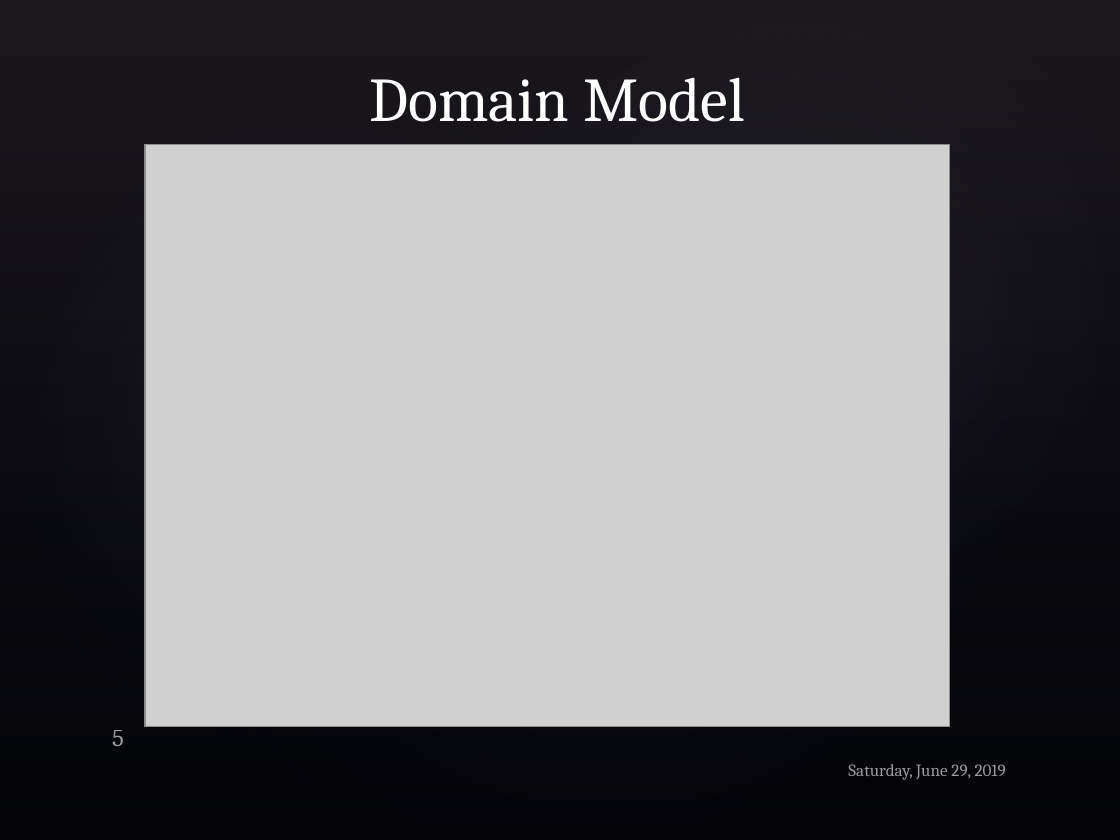
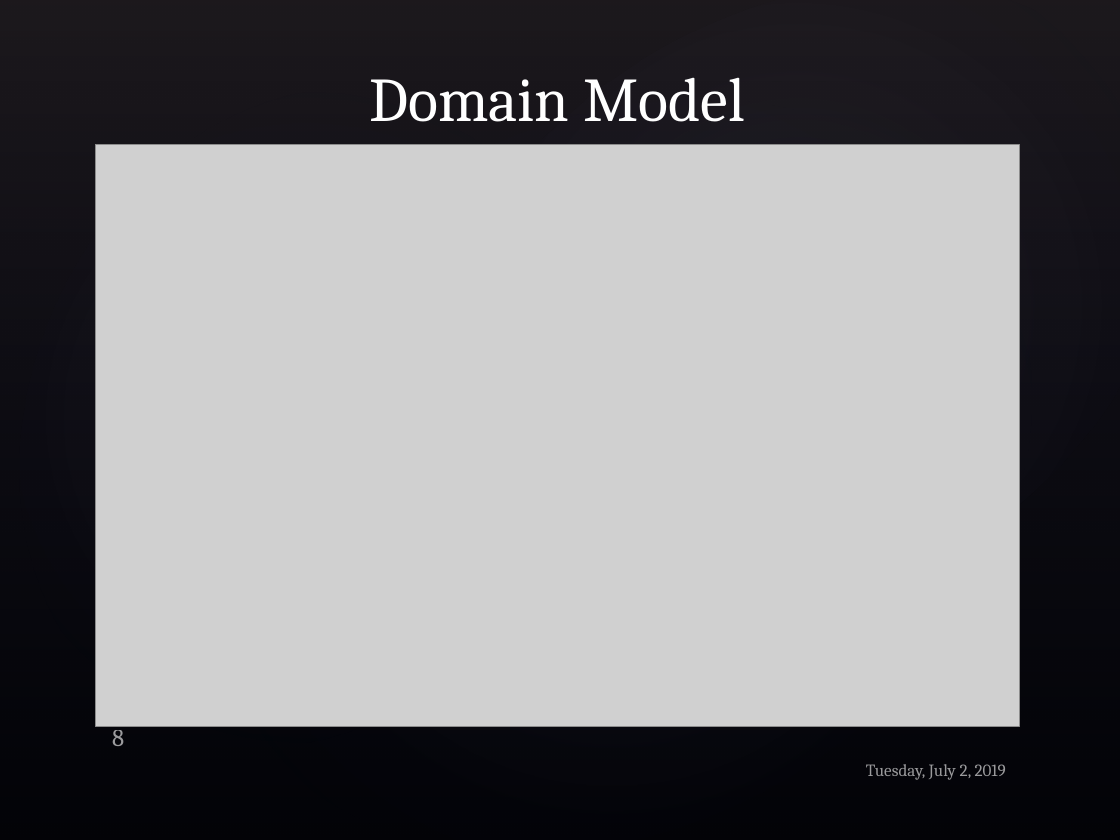
Before and after one commit to iv1660yg/MSU-ICS-370, a slide deck: slide 8 of Project_Elaboration_1.pptx (slide 5 before the commit). Drawn at 1120x840 pixels with LibreOffice and Linux fonts; fonts in the diff are those of the drawing; grey boxes stand for pictures; background and template pictures are left out. Boxes give left, top, right and bottom in pixels: in the first picture for what was removed or moved away, otherwise in the second. Text is boxed around its words. In the diff, an @@ line names an element or a change of style, - is before the commit and + after.

```diff
--- a/Project_Elaboration_1.pptx
+++ b/Project_Elaboration_1.pptx
@@ picture: place and size @@
-picture at <box>146,144,950,727</box>
+picture at <box>95,144,1019,727</box>
@@ text removed at <box>118,176,865,624</box> @@
-  ..
@@ page number at <box>112,724,124,746</box>: text changed @@
-5
+8
@@ text at <box>866,764,1006,780</box>: text changed @@
-Saturday, June 29, 2019
+Tuesday, July 2, 2019
```
Also in this commit, not shown: 11 other slides changed.
